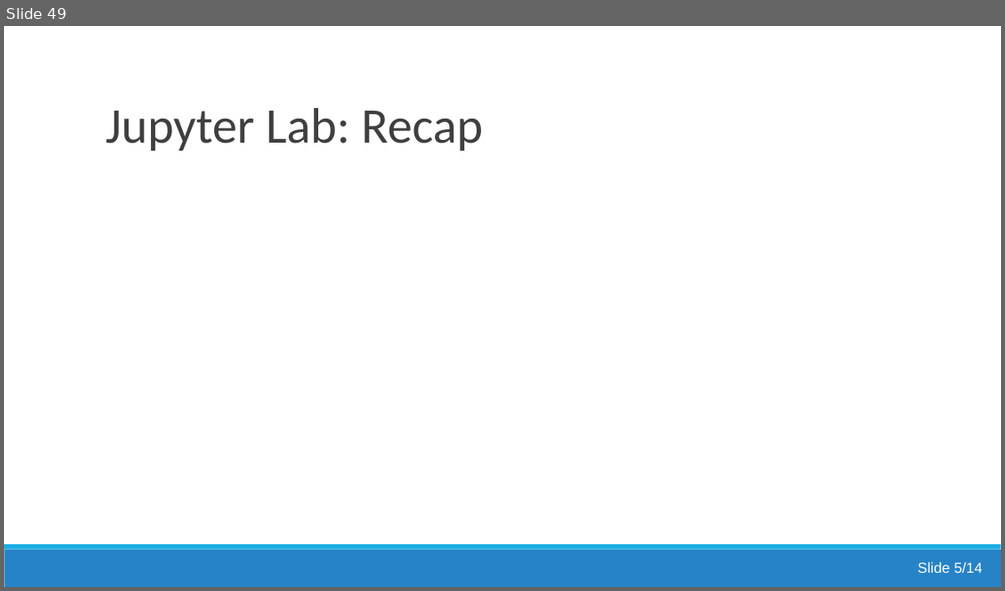
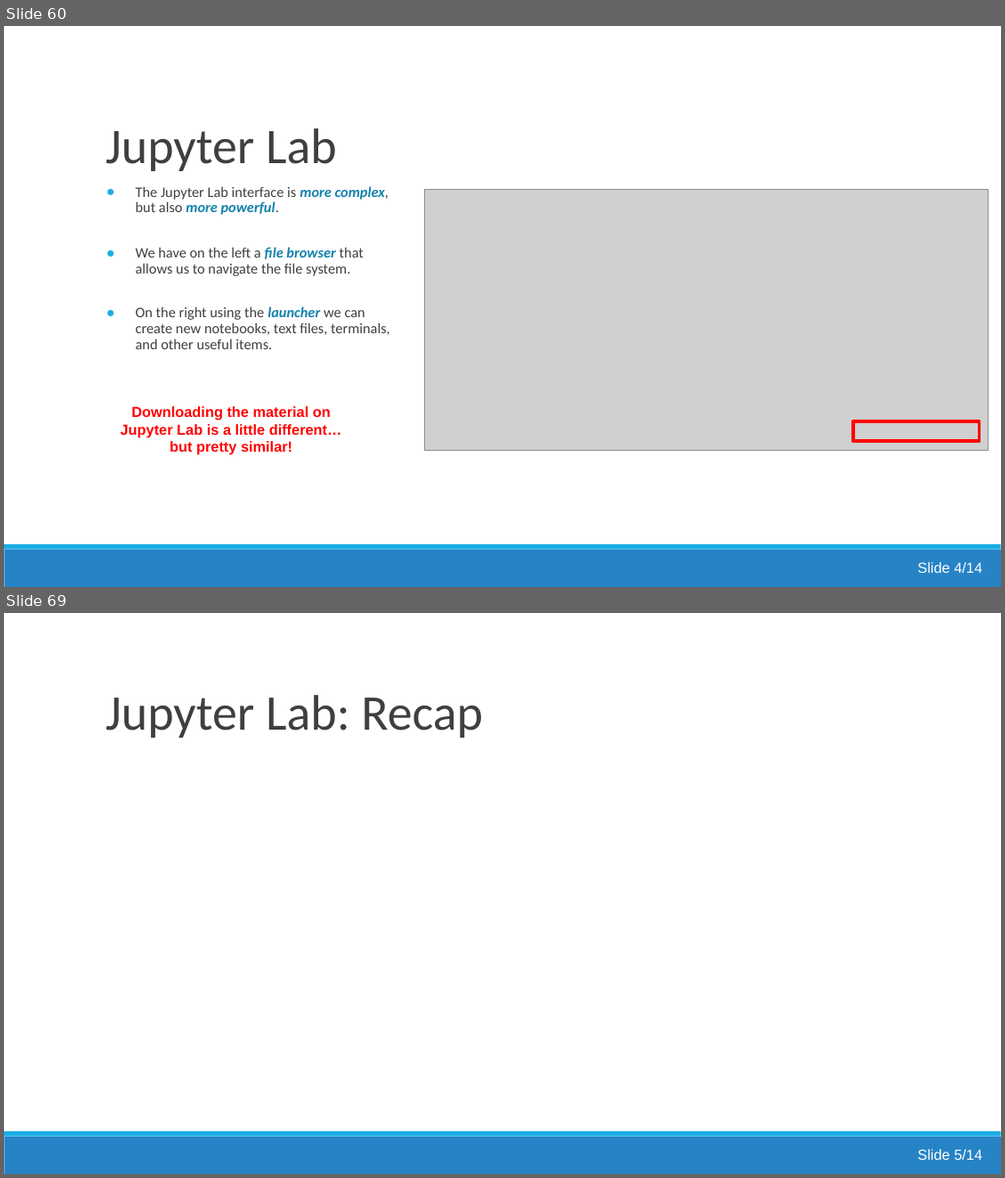
Before and after one commit to TomMaullin/SCIF10002-2025, a slide deck: 10/Lecture10_Beyond_the_Notebook.pptx. Shown one above the other, each under a label of ours: slide 49 before the commit, slides 60 and 69 after it; the slides between them are not shown. The pictures are 1005x591 and 1005x1178 pixels, drawn with LibreOffice and Linux fonts; fonts in the diff are those of the drawing; grey boxes stand for pictures. Boxes give left, top, right and bottom in pixels: in the first picture for what was removed or moved away, otherwise in the second. Text is boxed around its words. In the diff, an @@ line names an element or a change of style, - is before the commit and + after.

Commit message:
added download instructions for jupyterlab

```diff
--- a/10/Lecture10_Beyond_the_Notebook.pptx
+++ b/10/Lecture10_Beyond_the_Notebook.pptx
@@ slide 60 added at [4, 26, 1001, 587], background #FFFFFF; not listed: 2 template elements that a slide beside it also shows @@
@@ title added at [105, 128, 337, 171], 48 pt, text #3F3F3F @@
+Jupyter Lab
@@ rectangle added at [98, 149, 927, 201], fill #FFFFFF, outline #FFFFFF 2 pt @@
@@ text added at [136, 186, 390, 349], 14 pt, text #3F3F3F @@
+● The Jupyter Lab interface is more complex, but also more powerful.
+● We have on the left a file browser that allows us to navigate the file system.
+● On the right using the launcher we can create new notebooks, text files, terminals, and other useful items.
@@ picture added at [425, 190, 989, 451] @@
@@ text added at [121, 406, 342, 455], 14 pt, text #FF0000, bold @@
+Downloading the material on Jupyter Lab is a little different… but pretty similar!
@@ rectangle added at [853, 421, 979, 441], outline #FF0000 3 pt @@
@@ text added at [917, 562, 982, 572], 14 pt, text #FFFFFF @@
+Slide 4/14
@@ what was slide 49 is now slide 69 @@
```
Also in this commit, not shown: 9 slides changed, 19 other slides added.
